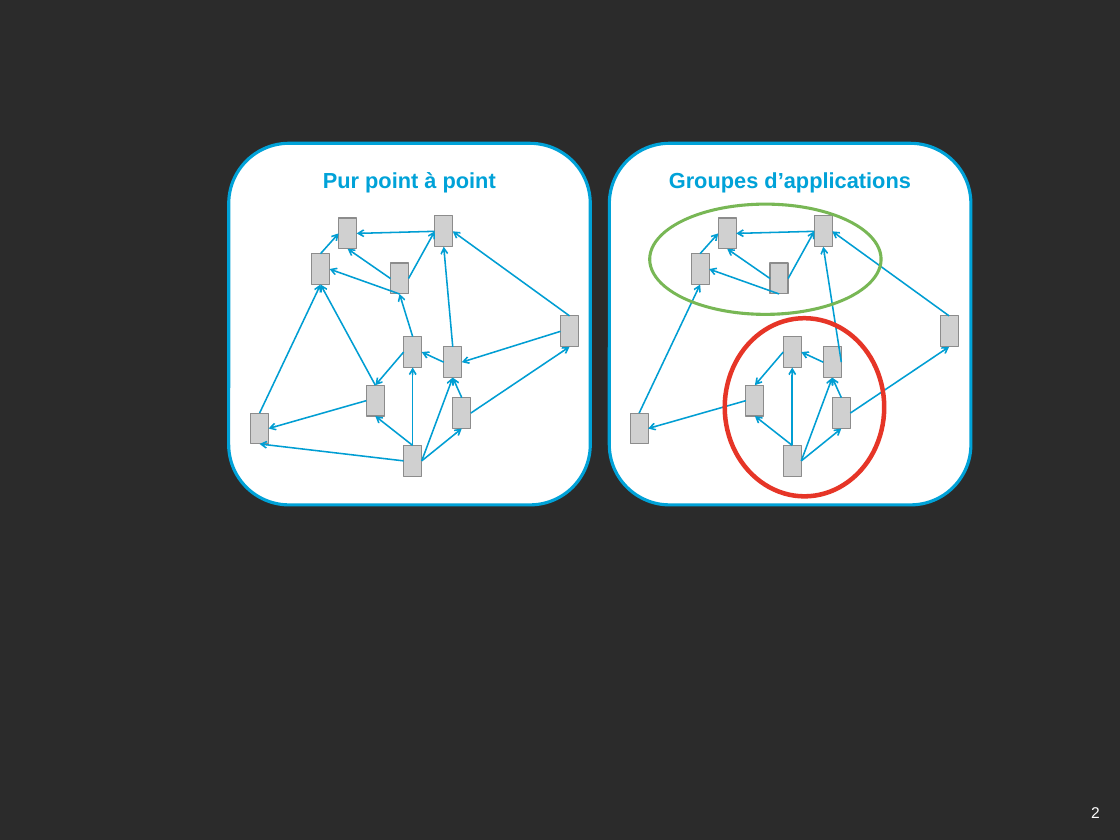
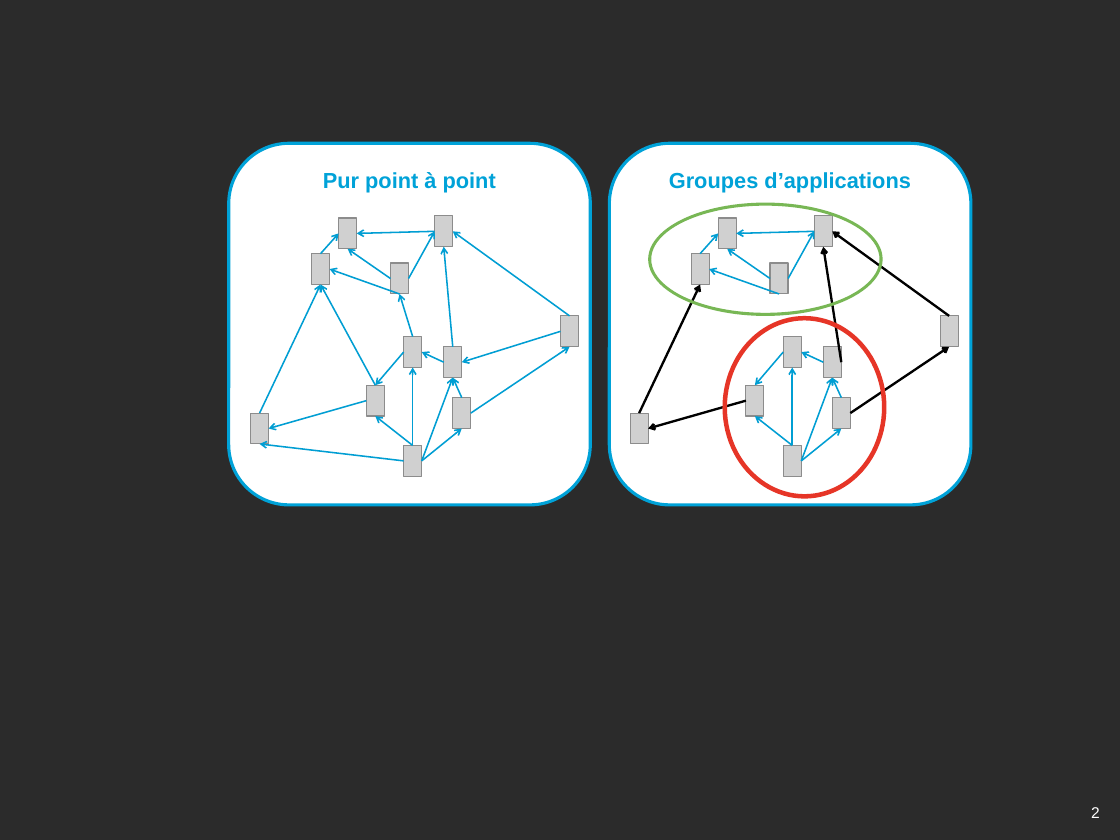
Before and after one commit to archiloque/blog, a slide deck: slide 2 of microservices/illus.pptx. Drawn at 1120x840 pixels with LibreOffice and Linux fonts; fonts in the diff are those of the drawing; grey boxes stand for pictures; background and template pictures are left out; a plain dark background stands for a picture behind light text. Boxes give left, top, right and bottom in pixels: in the first picture for what was removed or moved away, otherwise in the second. Text is boxed around its words. In the diff, an @@ line names an element or a change of style, - is before the commit and + after.

```diff
--- a/microservices/illus.pptx
+++ b/microservices/illus.pptx
@@ arrow (949, 316) - (832, 232): stroke #009ED3 1 pt to #000000 1.5 pt @@
@@ arrow (841, 362) - (823, 246): stroke #009ED3 1 pt to #000000 1.5 pt @@
@@ arrow (640, 413) - (700, 284): stroke #009ED3 1 pt to #000000 1.5 pt @@
@@ arrow (850, 413) - (949, 347): stroke #009ED3 1 pt to #000000 1.5 pt @@
@@ arrow (746, 401) - (648, 429): stroke #009ED3 1 pt to #000000 1.5 pt @@
```
Also in this commit, not shown: 2 other files.
